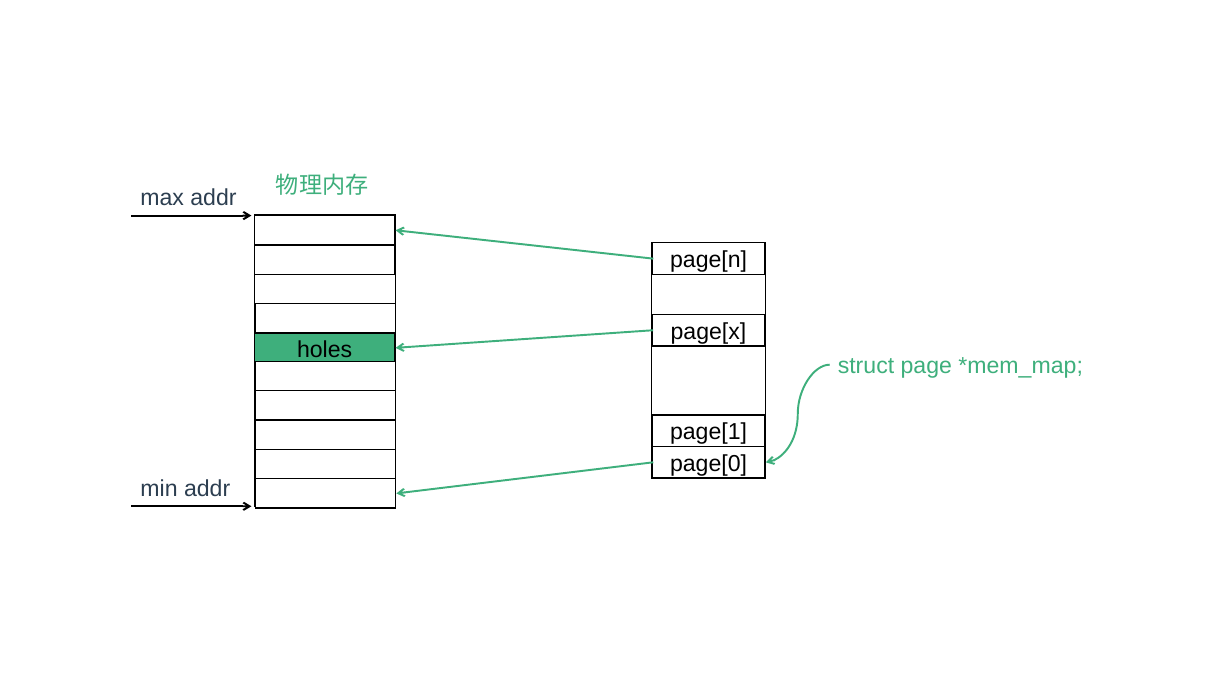
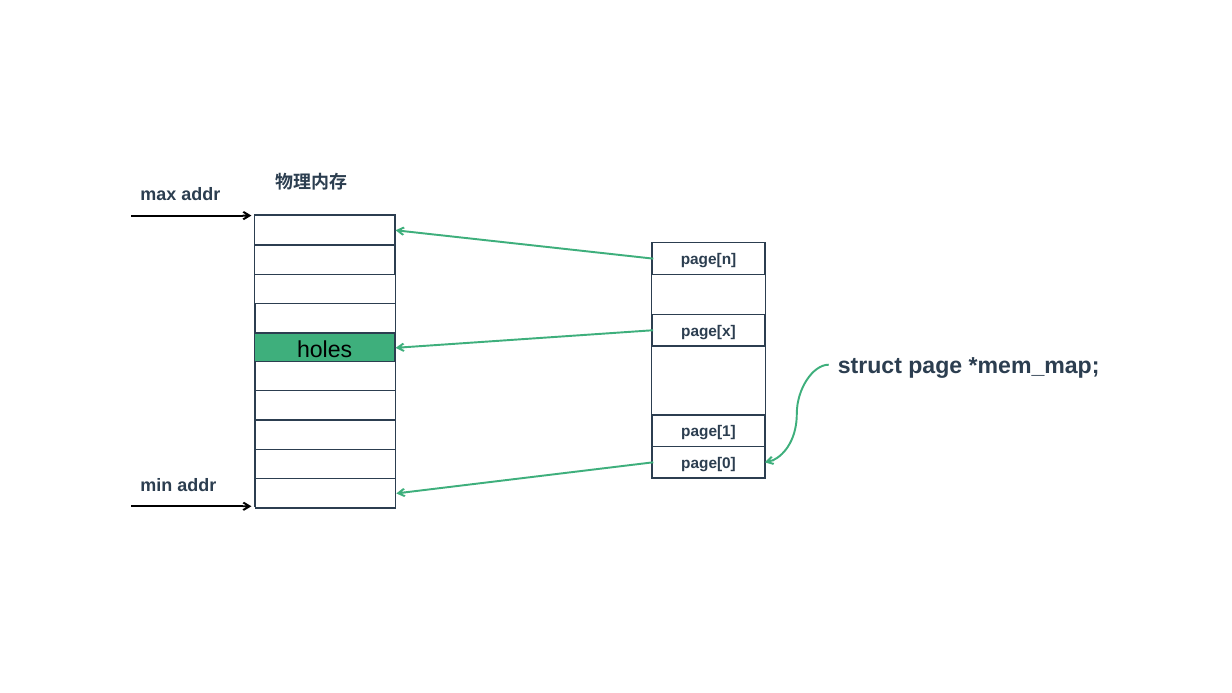
Before and after one commit to zaiqiang-dong/zaiqiang, a slide deck: slide 2 of picture/ppt/memory/memory_modle.pptx (slide 1 before the commit). Drawn at 1232x693 pixels with LibreOffice and Linux fonts; fonts in the diff are those of the drawing. Boxes give left, top, right and bottom in pixels: in the first picture for what was removed or moved away, otherwise in the second. Text is boxed around its words. In the diff, an @@ line names an element or a change of style, - is before the commit and + after.

```diff
--- a/picture/ppt/memory/memory_modle.pptx
+++ b/picture/ppt/memory/memory_modle.pptx
@@ text "max addr" at (140, 187, 220, 200): size 18 to 14 pt, bold on @@
@@ text "物理内存" at (276, 172, 348, 190): size 18 to 14 pt, text colour #3EAF7C to #2C3E50, bold on @@
@@ outline #000000 1 pt to #2C3E50 1 pt in 12 elements at (255, 334, 395, 363), (255, 332, 395, 361), (255, 214, 396, 506), (255, 215, 395, 245), (255, 245, 395, 274), (255, 304, 395, 334), (255, 361, 395, 391), (255, 391, 395, 421), (255, 421, 395, 450), (255, 449, 395, 479), (255, 479, 395, 508), (652, 243, 766, 479) @@
@@ size 18 to 12 pt, text colour #000000 to #2C3E50, bold on; outline #000000 1 pt to #2C3E50 1 pt in 4 elements at (653, 243, 765, 274), (653, 446, 765, 478), (653, 415, 765, 446), (653, 314, 765, 346) @@
@@ text "struct page *mem_map;" at (838, 357, 1100, 378): text colour #3EAF7C to #2C3E50, bold on @@
@@ curved arrow (829, 365) - (765, 462): route changed @@
@@ text "min addr" at (140, 478, 216, 491): size 18 to 14 pt, bold on @@
```
Also in this commit, not shown: 2 other slides changed, 10 slides added, 16 other files.
